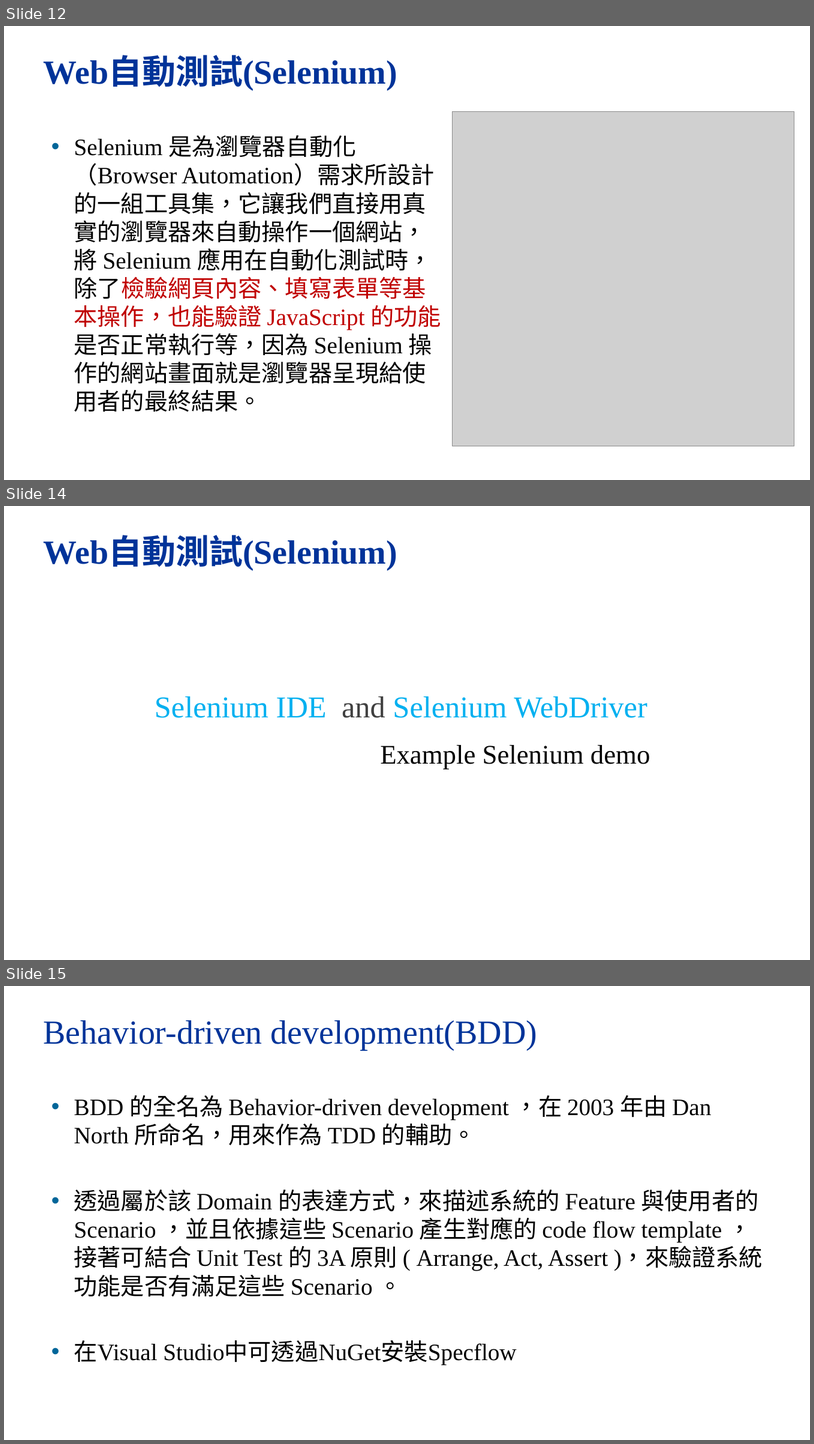
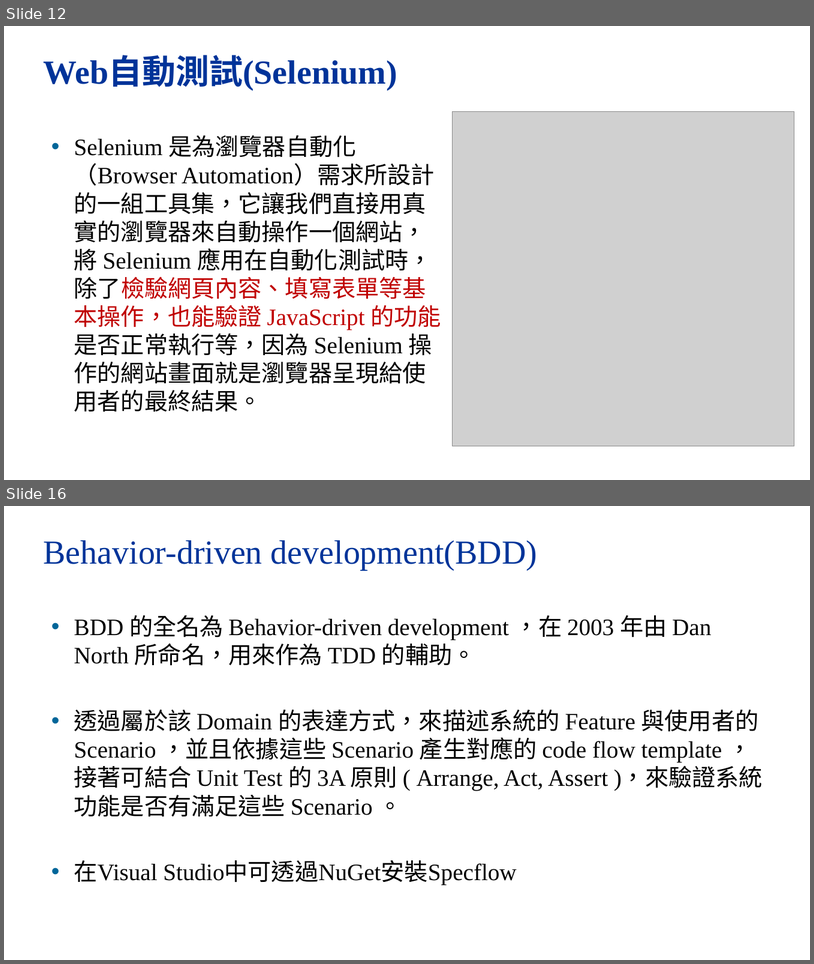
Before and after one commit to kunyao0531/StubMockPractice, a slide deck: MainProject/PPT/MVC5 - Testing.pptx. Shown one above the other, each under a label of ours: slides 12, 14 and 15 before the commit, slides 12 and 16 after it; the slides between them are not shown. The pictures are 814x1444 and 814x964 pixels, drawn with LibreOffice and Linux fonts; fonts in the diff are those of the drawing; grey boxes stand for pictures; background and template pictures are left out. Boxes give left, top, right and bottom in pixels: in the first picture for what was removed or moved away, otherwise in the second. Text is boxed around its words. In the diff, an @@ line names an element or a change of style, - is before the commit and + after.

```diff
--- a/MainProject/PPT/MVC5 - Testing.pptx
+++ b/MainProject/PPT/MVC5 - Testing.pptx
@@ slide 14 removed at <box>4,506,810,960</box>, background picture (left out) @@
@@ title removed at <box>44,538,398,570</box> @@
-Web自動測試(Selenium)
@@ text removed at <box>155,696,648,718</box> @@
-Selenium IDE and Selenium WebDriver
@@ text removed at <box>380,745,651,769</box> @@
-Example Selenium demo
@@ what was slide 15 is now slide 16 @@
```
Also in this commit, not shown: 2 slides changed, 2 slides added.
